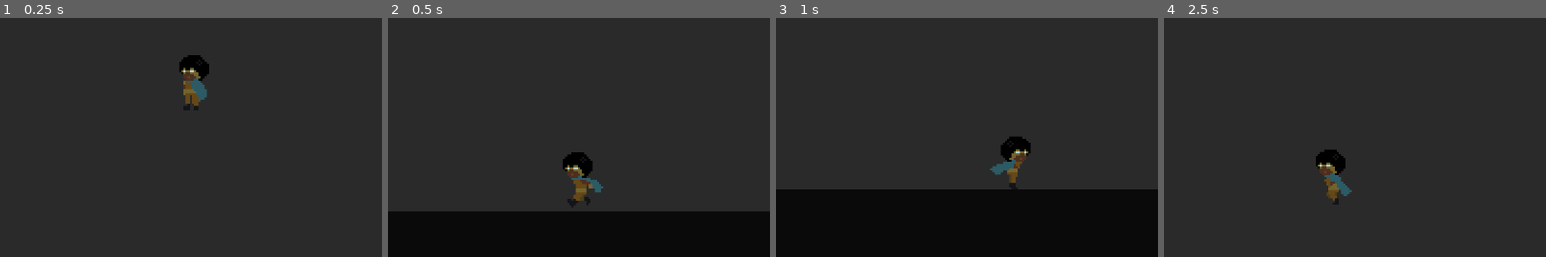
Above: before the commit, frames 1-4 (left to right).
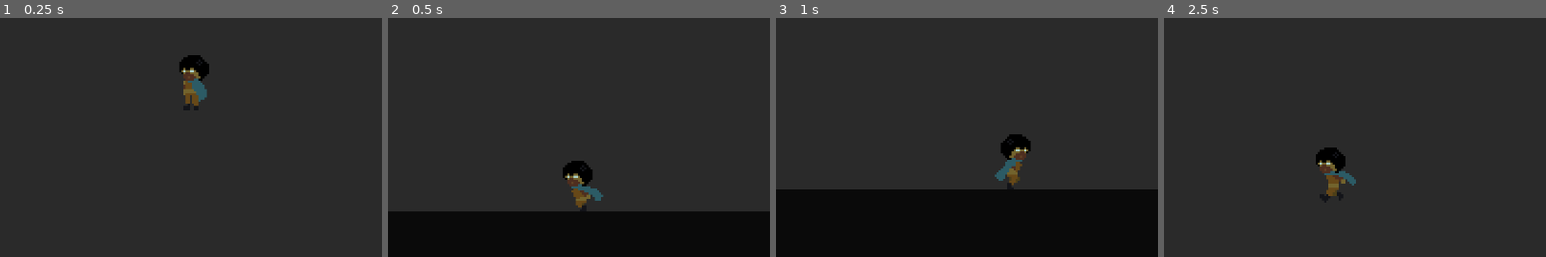
Above: after the commit, the same moments.

Repository: gpelussi/home_ggj19
Game: Godot game, scene res://Main.tscn
Same seed, same stepped clock (60 frames per second), same inputs: the game is played once before the commit and once after it.
Inputs:
- Up to frame 1 (0.25 s): no input
- Up to frame 2 (0.5 s): no input
- Up to frame 3 (1 s): hold Right (DIR_RIGHT) from 0.53 s (still down); hold Z (ACTION_A) from 0.53 s (still down)
- Up to frame 4 (2.5 s): release Z (ACTION_A) at 1.28 s; tap X (ACTION_B) at 1.35 s; tap Enter at 2 s; release Right (DIR_RIGHT) at 2.03 s; hold Left (DIR_LEFT) from 2.03 s (still down); hold Space (ACTION_C) from 2.03 s (still down)
The pictures show only the part of the screen within x 25-75%, y 50-100%; the shares and areas given below are measured in that part.

Frame 1 is identical in both runs. In frame 2, 1.2% of the frame differs, in the area x 45-57%, y 56-80%; in frame 3, 0.5%; in frame 4, 0.8%.

Commit message:
Reorganize assets

Diff:
--- a/src/Bodies/Components/Sprite.tscn
+++ b/src/Bodies/Components/Sprite.tscn
@@ -1,11 +1,10 @@
 [gd_scene load_steps=11 format=2]
 
 [ext_resource path="res://Bodies/Components/Sprite.gd" type="Script" id=1]
-[ext_resource path="res://Assets/Sprites/player-stand.png" type="Texture" id=2]
-[ext_resource path="res://Assets/Sprites/player-walk.png" type="Texture" id=3]
-[ext_resource path="res://Assets/Sprites/player-jump.png" type="Texture" id=4]
-[ext_resource path="res://Assets/Sprites/player-chat.png" type="Texture" id=5]
-
+[ext_resource path="res://Assets/Sprites/player/player-stand.png" type="Texture" id=2]
+[ext_resource path="res://Assets/Sprites/player/player-walk.png" type="Texture" id=3]
+[ext_resource path="res://Assets/Sprites/player/player-jump.png" type="Texture" id=4]
+[ext_resource path="res://Assets/Sprites/player/player-chat.png" type="Texture" id=5]
 
 [sub_resource type="Animation" id=1]
 
@@ -275,9 +274,8 @@
 "values": [ 0, 1, 2, 3, 4, 5 ]
 }
 
-[sub_resource type="Animation" id=2]
-
-resource_name = "Walk"
+[sub_resource type="Animation" id=5]
+
 length = 0.48
 loop = true
 step = 0.08
@@ -349,6 +347,7 @@
 
 [node name="Idle" type="Sprite" parent="." index="0"]
 
+visible = false
 texture = ExtResource( 2 )
 offset = Vector2( 0, -13 )
 hframes = 6
@@ -360,9 +359,8 @@
 visible = false
 texture = ExtResource( 3 )
 offset = Vector2( 0, -13 )
-vframes = 3
-hframes = 2
-frame = 3
+hframes = 6
+frame = 1
 _sections_unfolded = [ "Animation", "Visibility" ]
 
 [node name="Jump" type="Sprite" parent="." index="2"]
@@ -371,16 +369,15 @@
 texture = ExtResource( 4 )
 offset = Vector2( 0, -13 )
 hframes = 6
-frame = 1
+frame = 5
 _sections_unfolded = [ "Animation", "Material", "Visibility" ]
 
 [node name="Talk" type="Sprite" parent="." index="3"]
 
-visible = false
 texture = ExtResource( 5 )
 offset = Vector2( 0, -13 )
 hframes = 6
-frame = 4
+frame = 5
 _sections_unfolded = [ "Animation", "Visibility" ]
 
 [node name="AnimationPlayer" type="AnimationPlayer" parent="." index="4"]
@@ -391,8 +388,8 @@
 playback_default_blend_time = 0.0
 playback_speed = 1.0
 anims/Idle = SubResource( 1 )
-anims/Jump = SubResource( 3 )
-anims/Land = SubResource( 4 )
-anims/Talk = SubResource( 5 )
-anims/Walk = SubResource( 2 )
+anims/Jump = SubResource( 2 )
+anims/Land = SubResource( 3 )
+anims/Talk = SubResource( 4 )
+anims/Walk = SubResource( 5 )
 blend_times = [  ]
--- a/src/Bodies/Player/Sprite.tscn
+++ b/src/Bodies/Player/Sprite.tscn
@@ -3,3 +3,20 @@
 [ext_resource path="res://Bodies/Components/Sprite.tscn" type="PackedScene" id=1]
 
 [node name="Sprite" index="0" instance=ExtResource( 1 )]
+
+[node name="Idle" parent="." index="0"]
+
+frame = 4
+
+[node name="Walk" parent="." index="1"]
+
+visible = true
+
+[node name="Jump" parent="." index="2"]
+
+frame = 1
+
+[node name="Talk" parent="." index="3"]
+
+visible = false
+frame = 0
--- a/src/Database/Items/SampleItem.tscn
+++ b/src/Database/Items/SampleItem.tscn
@@ -1,6 +1,6 @@
 [gd_scene load_steps=2 format=2]
 
-[ext_resource path="res://Assets/Sprites/Livro.png" type="Texture" id=1]
+[ext_resource path="res://Assets/Sprites/Items/Livro.png" type="Texture" id=1]
 
 [node name="SampleItem" type="Sprite" index="0"]
 
Not shown, removed: src/Assets/Sprites/Ancinho.png.import
Not shown, removed: src/Assets/Sprites/Cal.png.import
Not shown, removed: src/Assets/Sprites/Calculadora.png.import
Not shown, removed: src/Assets/Sprites/Campuseiro_CampusParty.png.import
Binary file added: src/Assets/Sprites/Desert/desert npc1 stand.png
Not shown, added: src/Assets/Sprites/Desert/desert npc1 stand.png.import
Binary file added: src/Assets/Sprites/Desert/desert npc2 stand.png
Not shown, added: src/Assets/Sprites/Desert/desert npc2 stand.png.import
Binary file added: src/Assets/Sprites/Desert/desert npc3 stand.png
Not shown, added: src/Assets/Sprites/Desert/desert npc3 stand.png.import
Not shown, removed: src/Assets/Sprites/Drone.png.import
Binary file added: src/Assets/Sprites/Earth/earth npc1.png
(and 83 more such lines)
